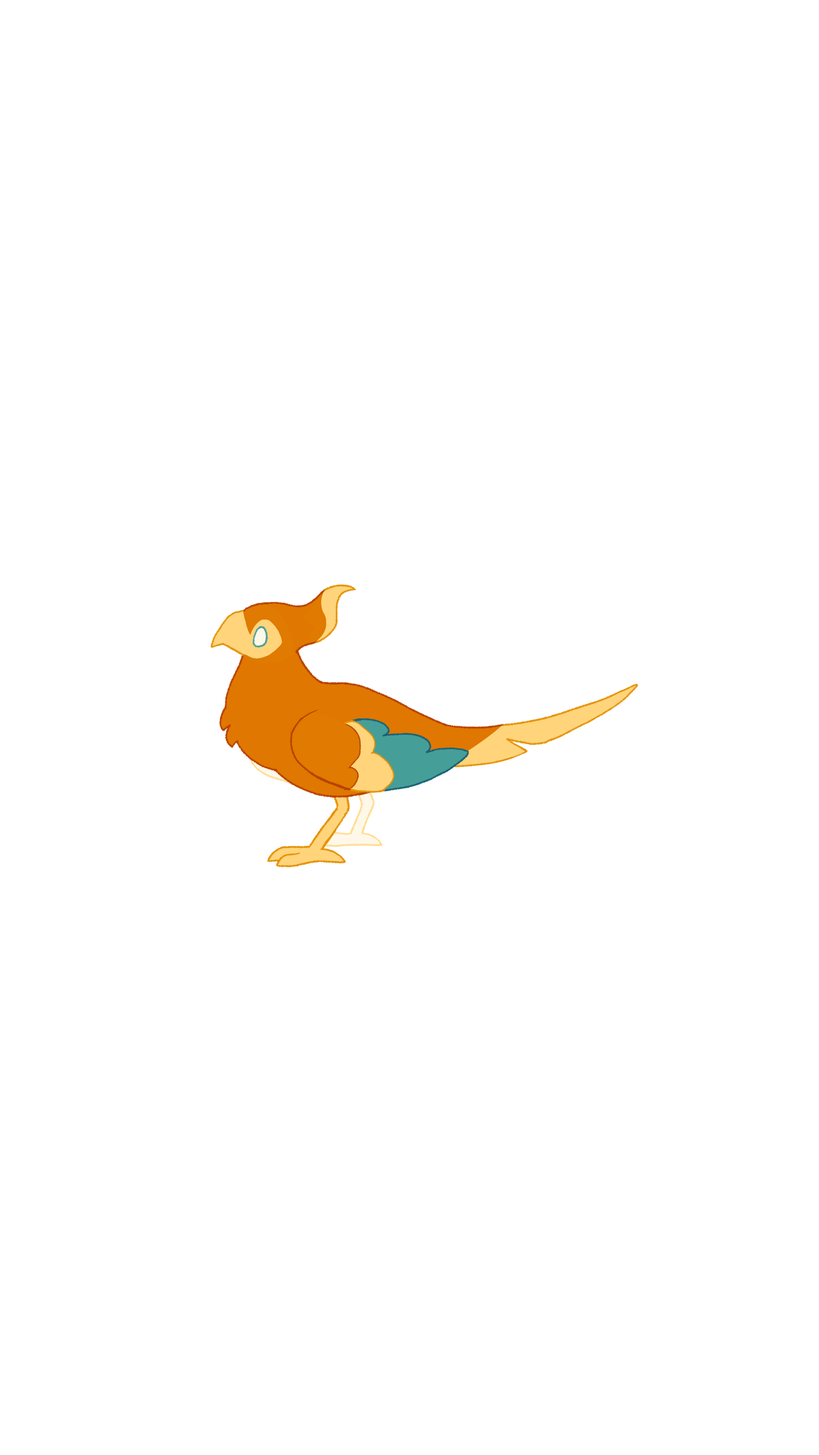
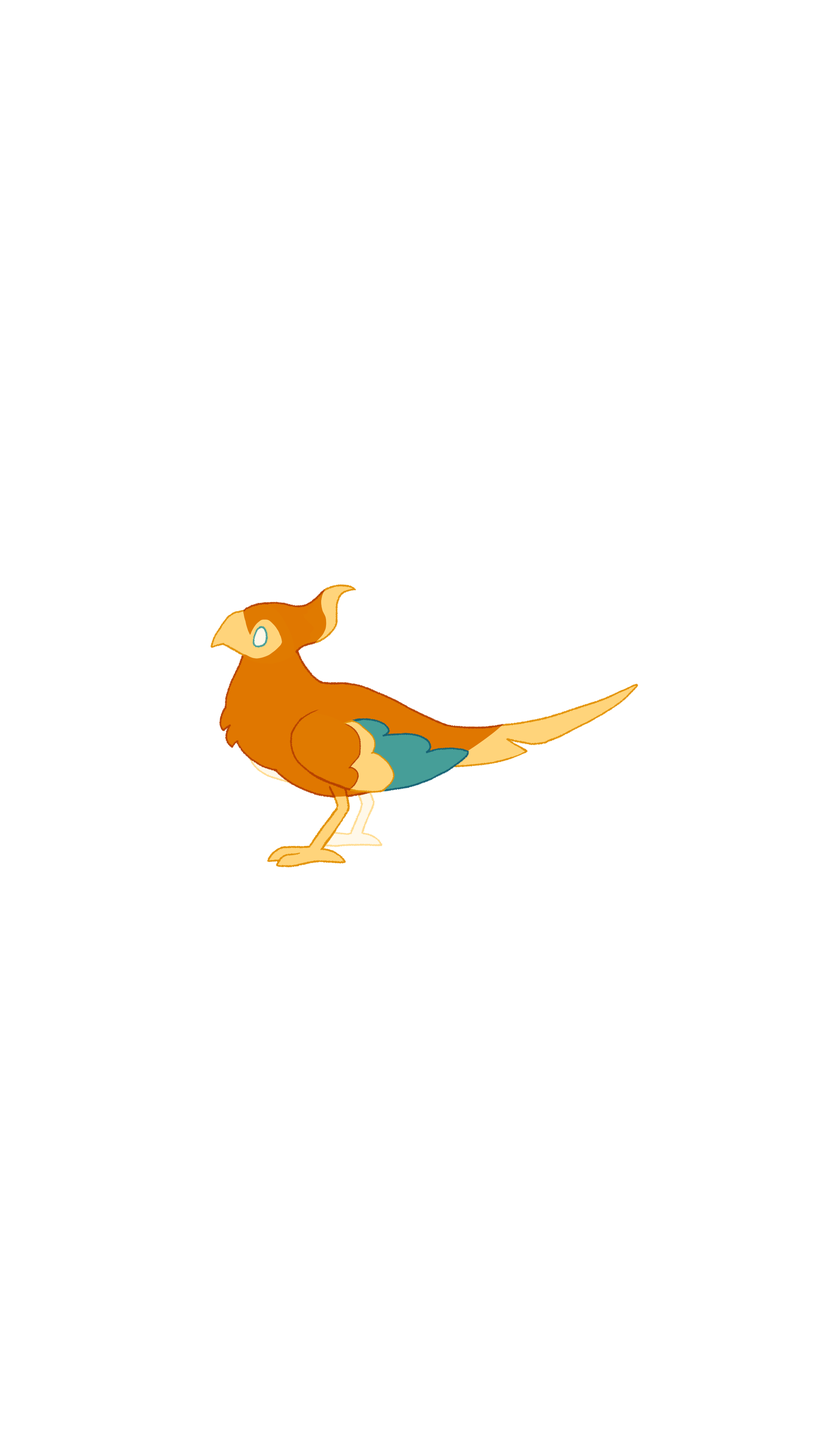
Two versions of the same layered image (819x1455). Layer-by-layer changes:
moved "ph_thigh_1" above "ph_leg_1" over [328,784,349,799]
